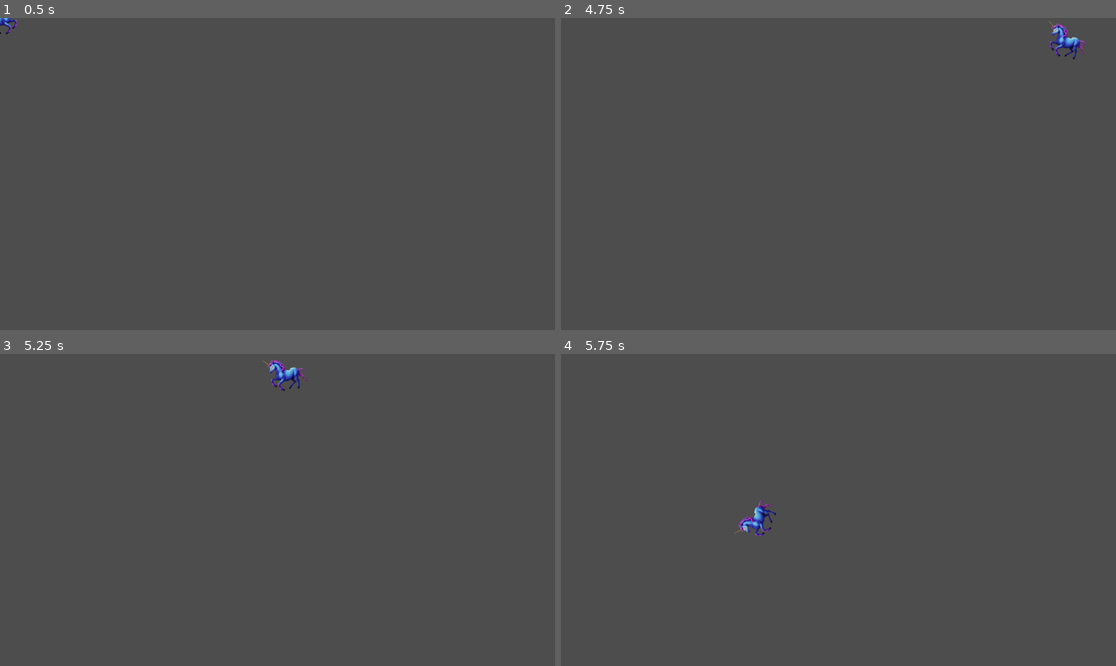
Above: before the commit, frames 1-4 (two rows, left to right).
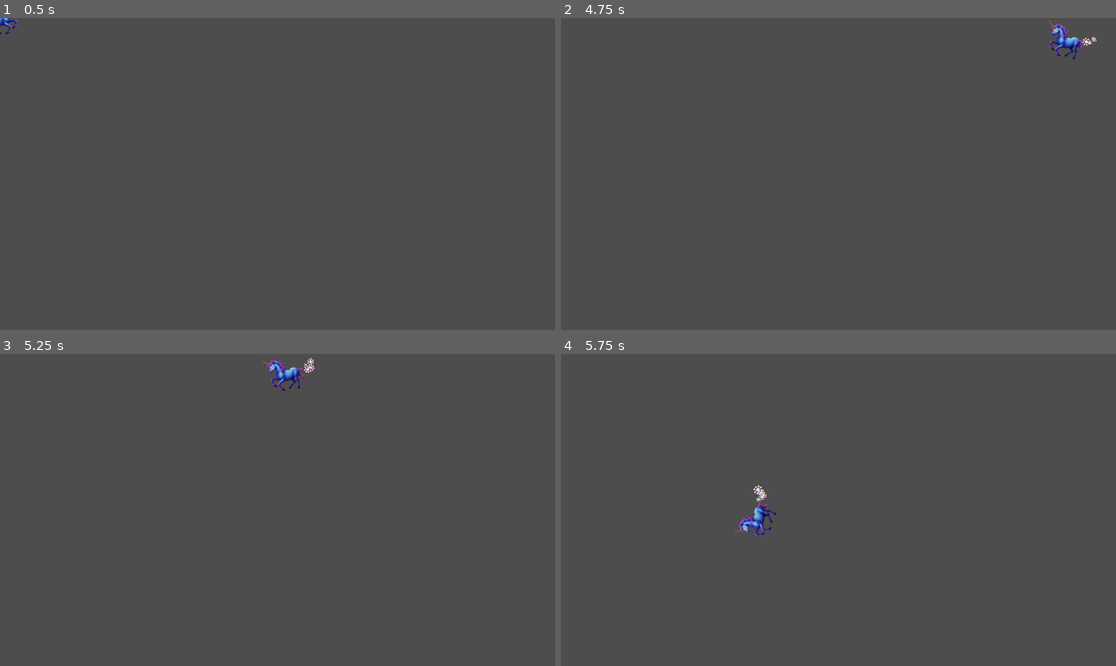
Above: after the commit, the same moments.

Repository: HasJamOn/harbour
Game: Godot game, scene res://ships/hasjamon/hayley_ship.tscn
Same seed, same stepped clock (60 frames per second), same inputs: the game is played once before the commit and once after it. This scene is started directly instead of the project's main scene.
Inputs:
- Up to frame 1 (0.5 s): no input
- Up to frame 2 (4.75 s): tap Enter at 0.5, 3.5 s; hold D (move_right) 0.53-1.28 s; tap Space (boost) at 0.6, 1.35, 2.3, 2.75, 3.05, 3.6, 4.25, 4.35 s; hold S (move_down) 1.28-2.03 s; hold D (move_right) 2.03-2.78 s; tap Right (next_ship) at 2.1 s; hold W (move_up) 2.78-3.53 s; tap Left (previous_ship) at 2.85 s; hold A (move_left) from 3.53 s (still down)
- Up to frame 3 (5.25 s): release A (move_left) at 5.03 s; hold S (move_down) from 5.03 s (still down); tap Right (next_ship) at 5.1 s
- Up to frame 4 (5.75 s): keep holding S (move_down); tap Space (boost) at 5.3 s

Frame 1 is identical in both runs. In frame 2, less than 0.1% of the frame differs, in the area x 93-97%, y 6-9%; in frame 3, less than 0.1%; in frame 4, less than 0.1%, in the area x 34-38%, y 41-48%.

Commit message:
hayley_ship now has sparkles on boost

Diff:
--- /dev/null
+++ b/ships/hasjamon/boost_sparkle.gd
@@ -0,0 +1,18 @@
+extends Sprite2D
+var random = RandomNumberGenerator.new()
+
+# Called when the node enters the scene tree for the first time.
+func _ready() -> void:
+	get_node("Timer").start()
+
+# Called every frame. 'delta' is the elapsed time since the previous frame.
+func _process(delta: float) -> void:
+	var random_range = random.randf_range(-1.0,1.0)
+	position.x -= 0.1
+	position.y += random_range
+	scale = Vector2(random_range * 0.05, random_range * 0.05)
+	rotation += 1.0
+
+
+func _on_timer_timeout() -> void:
+	queue_free()
--- /dev/null
+++ b/ships/hasjamon/boost_sparkle.tscn
@@ -0,0 +1,15 @@
+[gd_scene load_steps=3 format=3 uid="uid://cibbh5ustd54r"]
+
+[ext_resource type="Texture2D" uid="uid://da868uxcl7tst" path="res://assets/hasjamon/hayley_ship_boost_sparkle.png" id="1_xa7dv"]
+[ext_resource type="Script" path="res://ships/hasjamon/boost_sparkle.gd" id="2_bf3mf"]
+
+[node name="boost_sparkle" type="Sprite2D"]
+position = Vector2(-1.90735e-06, 0)
+scale = Vector2(0.05, 0.05)
+texture = ExtResource("1_xa7dv")
+script = ExtResource("2_bf3mf")
+
+[node name="Timer" type="Timer" parent="."]
+wait_time = 4.0
+
+[connection signal="timeout" from="Timer" to="." method="_on_timer_timeout"]
--- a/ships/hasjamon/hayley_ship.gd
+++ b/ships/hasjamon/hayley_ship.gd
@@ -7,6 +7,12 @@
 var max_speed := normal_speed
 var velocity := Vector2(0,0)
 var steering_factor := 2.0
+
+var boost_sparkle_ressource = load("res://ships/hasjamon/boost_sparkle.tscn")
+var boost_sparkle = boost_sparkle_ressource
+
+func _ready() -> void:
+	boost_sparkle = boost_sparkle_ressource
 
 # Called every frame. 'delta' is the elapsed time since the previous frame.
 func _process(delta: float) -> void:
@@ -22,6 +28,11 @@
 			boost_active = true
 			max_speed = boost_speed
 			get_node("Timer").start()
+			#boost flair
+			get_node("sparkle_Timer").start()
+			boost_sparkle = boost_sparkle_ressource.instantiate()
+			boost_sparkle.position.x -= 36
+			self.add_child(boost_sparkle)
 			$boostsound_audiostreamplayer.play()
 		else:
 			print("boost is already active")
@@ -49,3 +60,10 @@
 func _on_timer_timeout() -> void:
 	boost_active = false
 	max_speed = normal_speed
+	get_node("sparkle_Timer").stop()
+
+
+func _on_sparkle_timer_timeout() -> void:
+	boost_sparkle = boost_sparkle_ressource.instantiate()
+	boost_sparkle.position.x -= 36
+	self.add_child(boost_sparkle)
--- a/ships/hasjamon/hayley_ship.tscn
+++ b/ships/hasjamon/hayley_ship.tscn
@@ -8,10 +8,15 @@
 texture = ExtResource("1_r2bo5")
 script = ExtResource("2_r6eqc")
 
-[node name="Timer" type="Timer" parent="."]
-wait_time = 4.0
-
 [node name="boostsound_audiostreamplayer" type="AudioStreamPlayer2D" parent="."]
 stream = ExtResource("3_lheuw")
 
+[node name="Timer" type="Timer" parent="."]
+wait_time = 4.0
+one_shot = true
+
+[node name="sparkle_Timer" type="Timer" parent="."]
+wait_time = 0.5
+
 [connection signal="timeout" from="Timer" to="." method="_on_timer_timeout"]
+[connection signal="timeout" from="sparkle_Timer" to="." method="_on_sparkle_timer_timeout"]
Binary file added: assets/hasjamon/hayley_ship_boost_sparkle.png
Not shown, added: assets/hasjamon/hayley_ship_boost_sparkle.png.import
